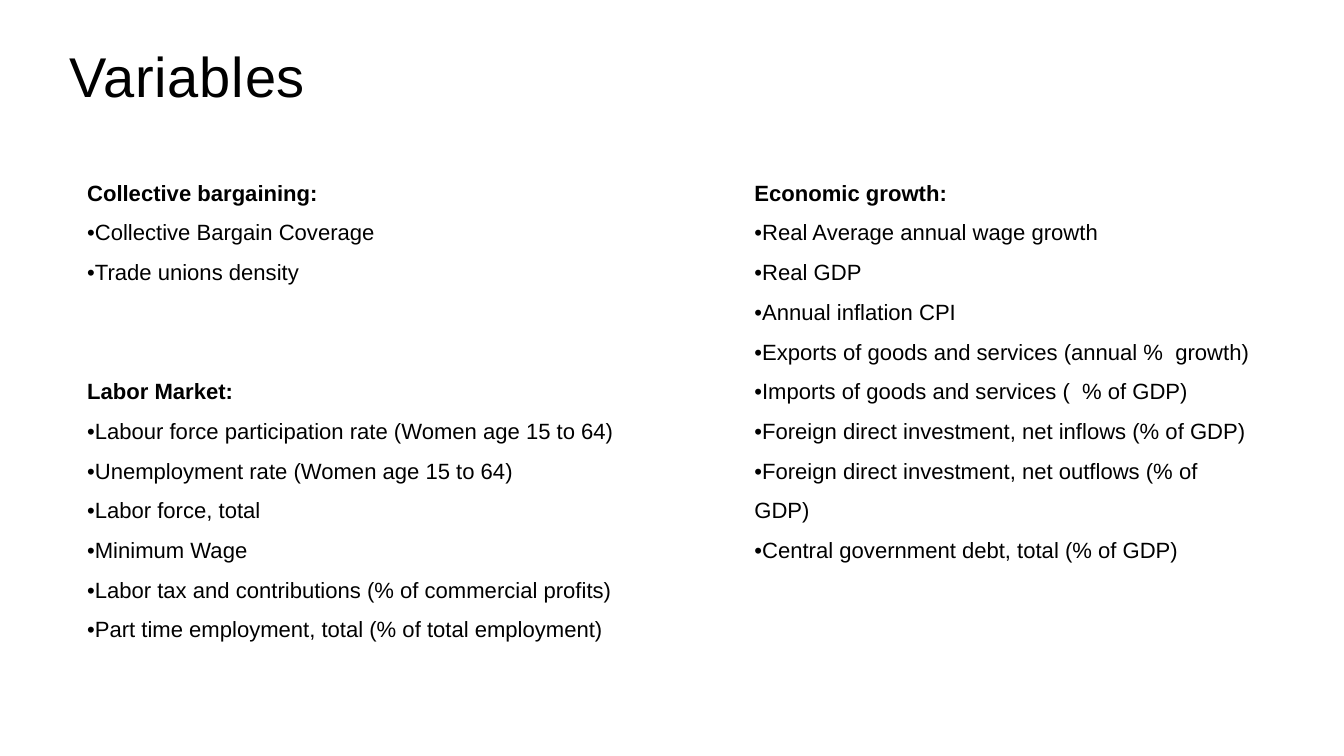
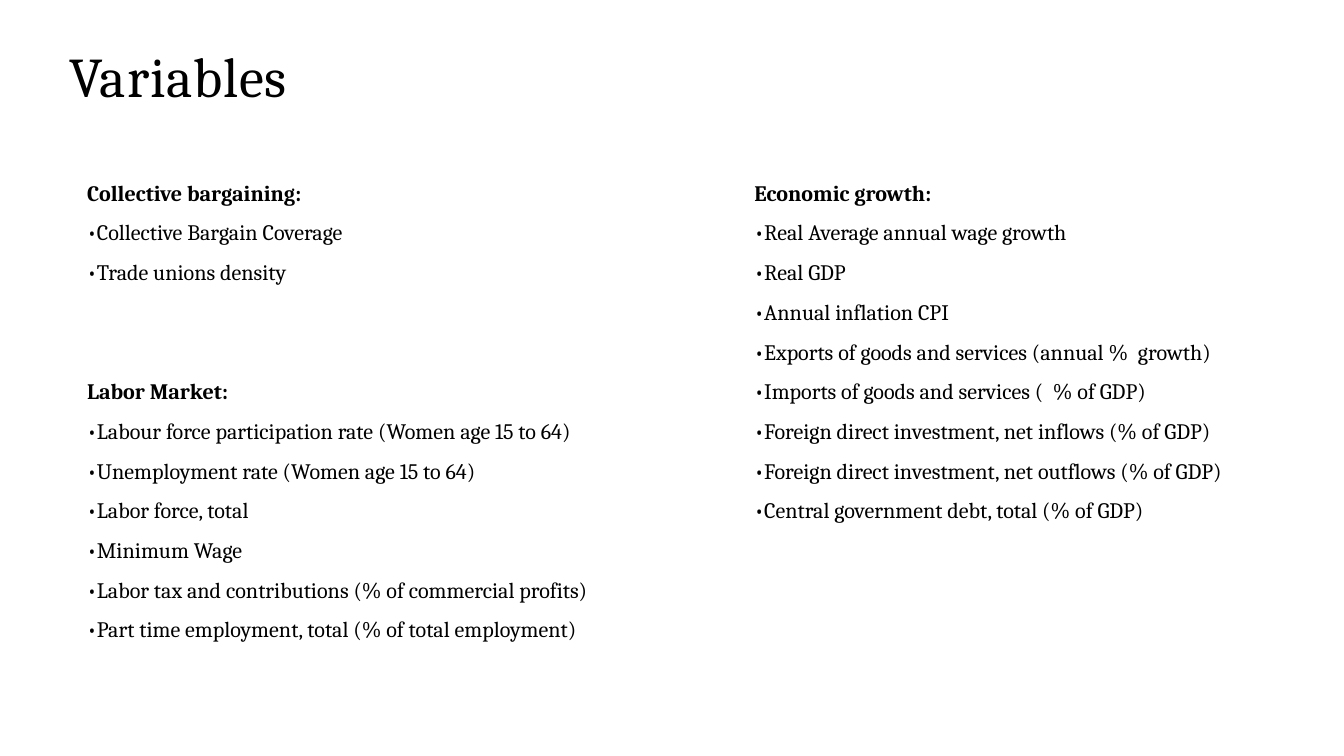
Before and after one commit to Jacopo21/MA_Thesis, a slide deck: slide 6 of presentations/presentation_JacopoBinati.pptx (slide 4 before the commit). Drawn at 1344x756 pixels with LibreOffice and Linux fonts; fonts in the diff are those of the drawing; background and template pictures are left out. Boxes give left, top, right and bottom in pixels: in the first picture for what was removed or moved away, otherwise in the second. Text is boxed around its words. In the diff, an @@ line names an element or a change of style, - is before the commit and + after.

```diff
--- a/presentations/presentation_JacopoBinati.pptx
+++ b/presentations/presentation_JacopoBinati.pptx
@@ font Arial to Cambria in 3 elements at [69,58,287,98], [87,185,587,642], [754,185,1222,523] @@
```
Also in this commit, not shown: 4 other slides changed, 5 slides added, 1 slide removed, 14 other files.
